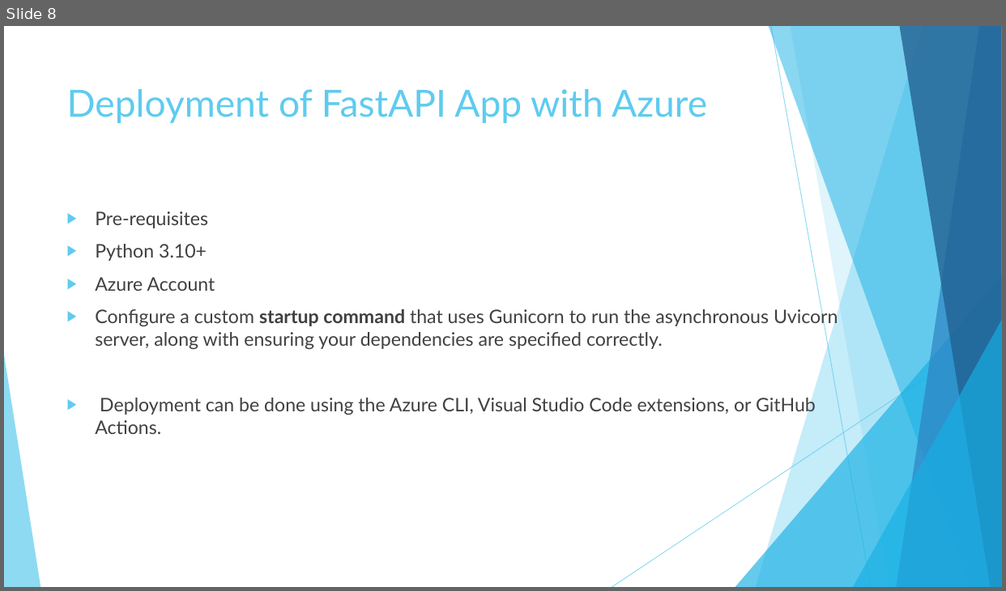
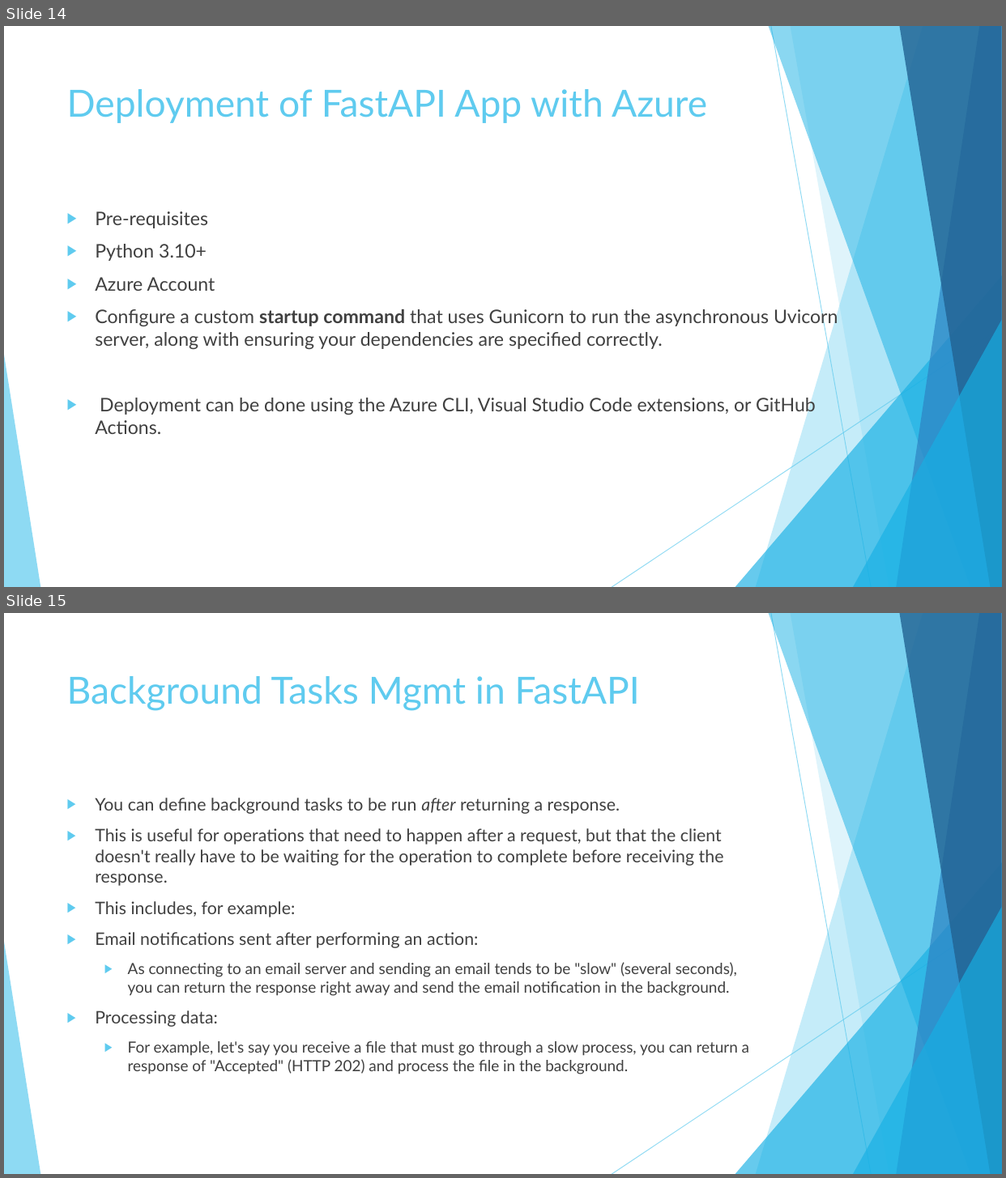
Before and after one commit to imcuteani/FastAPI-PythonAI-Development, a slide deck: Slides/Day-3/FASTAPI Development using Python on Cloud-Day3.pptx. Shown one above the other, each under a label of ours: slide 8 before the commit, slides 14 and 15 after it. The pictures are 1006x591 and 1006x1178 pixels, drawn with LibreOffice and Linux fonts; fonts in the diff are those of the drawing. Boxes give left, top, right and bottom in pixels: in the first picture for what was removed or moved away, otherwise in the second. Text is boxed around its words. In the diff, an @@ line names an element or a change of style, - is before the commit and + after.

```diff
--- a/Slides/Day-3/FASTAPI Development using Python on Cloud-Day3.pptx
+++ b/Slides/Day-3/FASTAPI Development using Python on Cloud-Day3.pptx
@@ slide 15 added at (x1=4, y1=613, x2=1002, y2=1174), background #FFFFFF; not listed: 10 template elements that a slide beside it also shows @@
@@ title added at (x1=67, y1=676, x2=640, y2=711), 36 pt, text #5FCBEF @@
+Background Tasks Mgmt in FastAPI
@@ text added at (x1=95, y1=798, x2=749, y2=1075), 16.6 pt, text #404040 @@
+▶ You can define background tasks to be run after returning a response.
+▶ This is useful for operations that need to happen after a request, but that the client doesn't really have to be waiting for the operation to complete before receiving the response.
+▶ This includes, for example:
+▶ Email notifications sent after performing an action:
+  ▶ As connecting to an email server and sending an email tends to be "slow" (several seconds), you can return the response right away and send the email notification in the background.
+▶ Processing data:
+  ▶ For example, let's say you receive a file that must go through a slow process, you can return a response of "Accepted" (HTTP 202) and process the file in the background.
@@ what was slide 8 is now slide 14 @@
```
Also in this commit, not shown: 3 slides changed, 11 other slides added, 8 other files.
